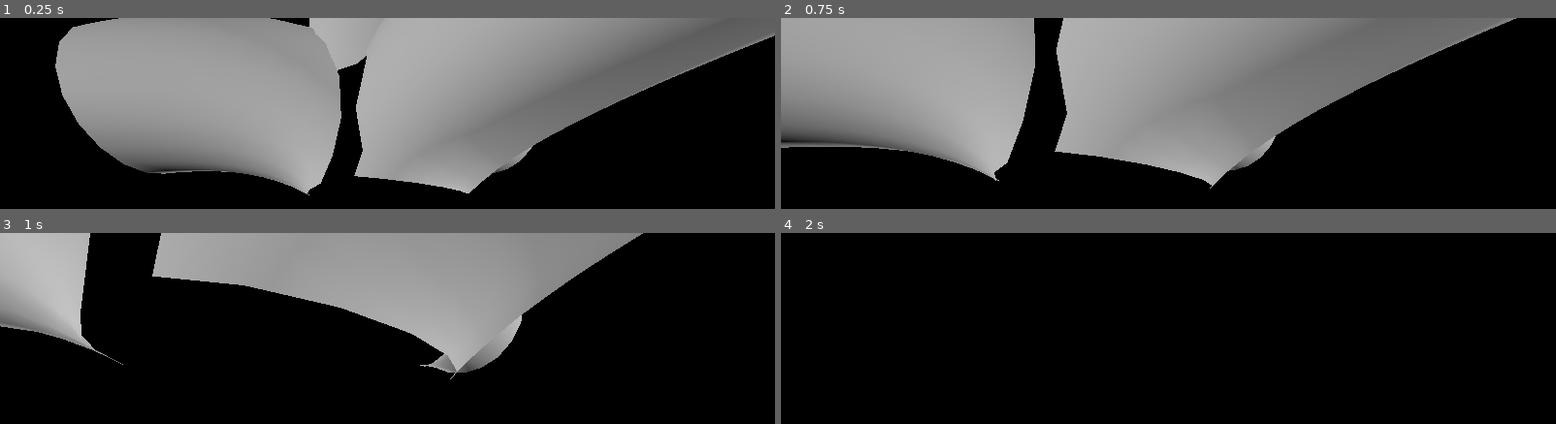
Above: before the commit, frames 1-4 (two rows, left to right).
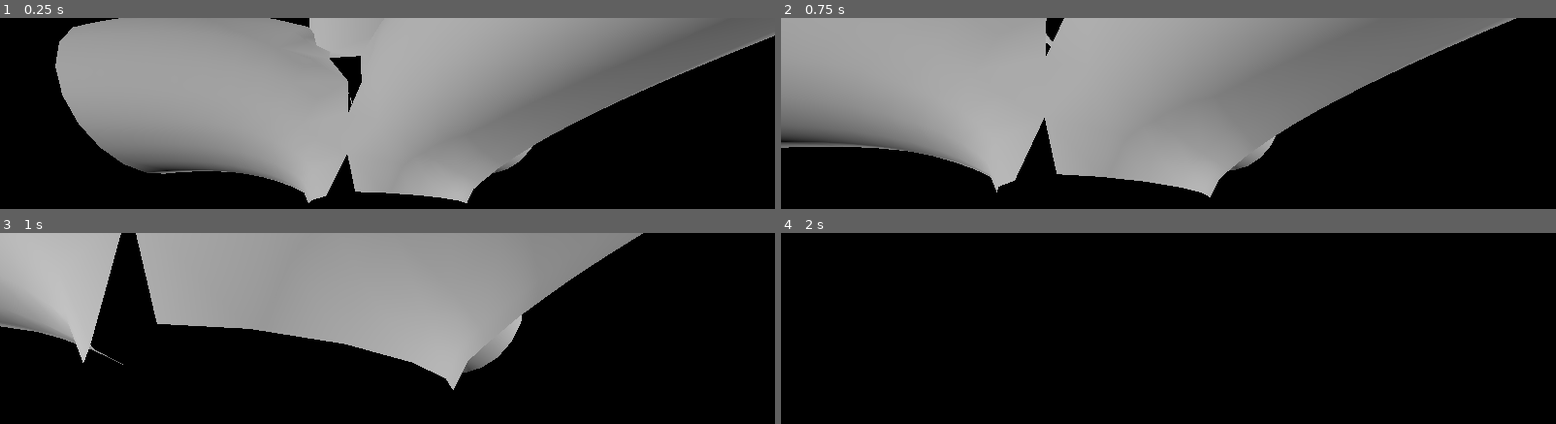
Above: after the commit, the same moments.

Repository: EpEpDragon/Modules
Game: Godot game, scene res://meshing_test.tscn
The game is run twice, just before and just after one commit, with the same random seed, the same clock (stepped at 60 frames per second) and the same inputs.
Inputs (mouse positions are in pixels of both pictures, inside the frame that each line leads up to):
- Up to frame 1 (0.25 s): no input
- Up to frame 2 (0.75 s): tap Enter at 0.5 s; move the mouse to (outside the picture) at 0.52 s; hold W (move_forward) from 0.53 s (still down)
- Up to frame 3 (1 s): keep holding W (move_forward)
- Up to frame 4 (2 s): keep holding W (move_forward); move the mouse to (outside the picture) at 1.27 s

The runs differ from the first frame. In frame 1, 2.7% of the frame differs, in the area x 39-62%, y 4-97%; in frame 2, 4.8%; in frame 3, 9.9%, in the area x 9-61%, y 0-83%; in frame 4, nothing differs.
Error before the commit: Invalid call. Nonexistent function 'append_array' in base 'Nil'. (res://meshing_test.gd:277)
Error after the commit: Division by zero error in operator '/'. (res://meshing_test.gd:298)

Commit message:
Mesh merge working

Diff:
--- a/TreeGen/meshing_test.gd
+++ b/TreeGen/meshing_test.gd
@@ -17,7 +17,7 @@
 
 var tim1 = Time.get_unix_time_from_system()
 func _ready():
-	get_viewport().debug_draw = Viewport.DEBUG_DRAW_WIREFRAME
+#	get_viewport().debug_draw = Viewport.DEBUG_DRAW_WIREFRAME
 	var curves = [$Path3D.get_curve(), $Path3D2.get_curve(), $Path3D3.get_curve(), $Path3D4.get_curve()]
 	# Get vertecices ordered by branch and disc
 	var data = generate_vertices(curves,0.5)
@@ -226,112 +226,85 @@
 
 
 func merge_loops(loops, arr, indices):
-	var merged_loops = [] + loops # Value copy
+#	var merged_loops = [] + loops # Value copy
 
 	# Merge points array
 	var merge_points = []
-	merge_points.resize(merged_loops.size())
-	for i in range(merge_points.size()):
-		var blank = []
-		blank.resize(merged_loops[i].size())
-		blank.fill(null)
-		merge_points[i] = blank
-
+	merge_points.resize(loops.size())
+	for l in range(loops.size()):
+		merge_points[l] = []
+		for p in range(loops[l].size()):
+			merge_points[l].append([])
 	# Merge loops
 	# Iterate existing loops
 	for i in range(2):
 		var from
-		for l_i in range(merged_loops.size()):
+		for l_i in range(loops.size()):
 			# Iterate points in loops
 			if i == 0:
 				from = l_i+1
 			else:
 				from = 0
-			for p_i in range(merged_loops[l_i].size()):
-				if merge_points[l_i][p_i] != null:
+			for p_i in range(loops[l_i].size()):
+				if !merge_points[l_i][p_i].is_empty():
 					continue
 
-				# DEBUG
-				if i == 1:
-						point_cloud3.add_point(arr[Mesh.ARRAY_VERTEX][merged_loops[l_i][p_i]])
+#				# DEBUG
+#				if i == 1:
+#						point_cloud3.add_point(arr[Mesh.ARRAY_VERTEX][loops[l_i][p_i]])
 
 				var short = INF
 				var sp_i = null
 				var point_merged = false
 				# Iterate through other loops
-				for lc_i in range(merged_loops.size()-from):
+				for lc_i in range(loops.size()-from):
 					# Iterate points
-					for pc_i in range(merged_loops[lc_i+from].size()):
+					for pc_i in range(loops[lc_i+from].size()):
 						# Compare points, check that it is not in current loop (because of merge)
-						if i == 0 && merge_points[lc_i+from][pc_i] != null:
+						if i == 0 && !merge_points[lc_i+from][pc_i].is_empty():
 							continue
-						var dist = arr[Mesh.ARRAY_VERTEX][merged_loops[l_i][p_i]].distance_squared_to(arr[Mesh.ARRAY_VERTEX][merged_loops[lc_i+from][pc_i]]) + arr[Mesh.ARRAY_VERTEX][merged_loops[l_i][p_i-1]].distance_squared_to(arr[Mesh.ARRAY_VERTEX][merged_loops[lc_i+from][pc_i]])
+						var dist = arr[Mesh.ARRAY_VERTEX][loops[l_i][p_i]].distance_squared_to(arr[Mesh.ARRAY_VERTEX][loops[lc_i+from][pc_i]]) + arr[Mesh.ARRAY_VERTEX][loops[l_i][p_i-1]].distance_squared_to(arr[Mesh.ARRAY_VERTEX][loops[lc_i+from][pc_i]])
 						if dist < short && dist < 0.25:
 							short = dist
 							sp_i = [lc_i + from, pc_i]
 				if sp_i != null:
-					var merge_vert = (arr[Mesh.ARRAY_VERTEX][merged_loops[l_i][p_i]] - arr[Mesh.ARRAY_VERTEX][merged_loops[sp_i[0]][sp_i[1]]])/2 + arr[Mesh.ARRAY_VERTEX][merged_loops[sp_i[0]][sp_i[1]]]
-					var merge_normal = (arr[Mesh.ARRAY_NORMAL][merged_loops[l_i][p_i]] + arr[Mesh.ARRAY_NORMAL][merged_loops[sp_i[0]][sp_i[1]]]).normalized()
-
-					# Set merge flags
-					merge_points[l_i][p_i].append_array(sp_i)
-					merge_points[sp_i[0]][sp_i[1]].append_array([l_i, p_i])
-
+					var merge_vert = (arr[Mesh.ARRAY_VERTEX][loops[l_i][p_i]] - arr[Mesh.ARRAY_VERTEX][loops[sp_i[0]][sp_i[1]]])/2 + arr[Mesh.ARRAY_VERTEX][loops[sp_i[0]][sp_i[1]]]
+					var merge_normal = (arr[Mesh.ARRAY_NORMAL][loops[l_i][p_i]] + arr[Mesh.ARRAY_NORMAL][loops[sp_i[0]][sp_i[1]]]).normalized()
+
+					# Set merged points
+					merge_points[l_i][p_i].push_back(sp_i)
+					merge_points[sp_i[0]][sp_i[1]].append([l_i, p_i])
+
+					# Merge vertex positions, normals
 					for m in merge_points[l_i][p_i]:
-						arr[Mesh.ARRAY_VERTEX][merged_loops[m[0]][m[1]]] = merge_vert
-						arr[Mesh.ARRAY_NORMAL][merged_loops[m[0]][m[1]]] = merge_normal
-#					arr[Mesh.ARRAY_VERTEX][merged_loops[l_i][p_i]] = merge_vert
-#					arr[Mesh.ARRAY_VERTEX][merged_loops[sp_i[0]][sp_i[1]]] = merge_vert
-#					arr[Mesh.ARRAY_NORMAL][merged_loops[l_i][p_i]] = merge_normal
-#					arr[Mesh.ARRAY_NORMAL][merged_loops[sp_i[0]][sp_i[1]]] = merge_normal
-
-#					# Add merge point to array
-#					arr[Mesh.ARRAY_VERTEX].append(merge_vert)
-#					arr[Mesh.ARRAY_NORMAL].append(merge_normal)
-
-					# DEBUG
-					if i == 1:
-						point_cloud.add_point(merge_vert)
-
-#					# Change reference to merge point
-#					Helpers.find_replace(indices, merged_loops[l_i][p_i], arr[Mesh.ARRAY_VERTEX].size()-1)
-#					Helpers.find_replace(indices, merged_loops[sp_i[0]][sp_i[1]], arr[Mesh.ARRAY_VERTEX].size()-1)
-#					merged_loops[l_i][p_i] = arr[Mesh.ARRAY_VERTEX].size()-1
-#					merged_loops[sp_i[0]][sp_i[1]] = arr[Mesh.ARRAY_VERTEX].size()-1
-
-
-
-#	# Patch holes
-#	var patch_indices:PackedInt32Array = []
-#	for l_i in range(merged_loops.size()):
-#		# Iterate points in loops
-#		for p_i in range(merged_loops[l_i].size()):
-##			if merge_points[l_i][p_i-1] != null && merge_points[l_i][p_i] == null:
-##					point_cloud3.add_point(arr[Mesh.ARRAY_VERTEX][merged_loops[l_i][p_i]])
-#			if merge_points[l_i][p_i][0] != merge_points[l_i][p_i-1][0]:
-#				var inc = merge_points[l_i][p_i][1] - merge_points[l_i][p_i+1][1]
-#				inc = inc/abs(inc)
-##				point_cloud2.add_point(arr[Mesh.ARRAY_VERTEX][merged_loops[l_i][p_i]])
-##				point_cloud2.add_point(arr[Mesh.ARRAY_VERTEX][merged_loops[l_i][p_i-1]])
-##				point_cloud2.add_point(arr[Mesh.ARRAY_VERTEX][merged_loops[merge_points[l_i][p_i][0]][merge_points[l_i][p_i][1] + inc]])
-#
-#				# Make tringle winding (clockwise)
-##				var triangle:PackedInt32Array = []
-##				if (arr[Mesh.ARRAY_VERTEX][merged_loops[l_i][p_i-1]] - arr[Mesh.ARRAY_VERTEX][merged_loops[l_i][p_i]]).cross(arr[Mesh.ARRAY_VERTEX][merged_loops[merge_points[l_i][p_i][0]][merge_points[l_i][p_i][1] + inc]] - arr[Mesh.ARRAY_VERTEX][merged_loops[l_i][p_i]]).dot(arr[Mesh.ARRAY_NORMAL][merged_loops[l_i][p_i]]) < 0:
-##					triangle.append(merged_loops[l_i][p_i])
-##					triangle.append(merged_loops[l_i][p_i-1])
-##					triangle.append(merged_loops[merge_points[l_i][p_i][0]][merge_points[l_i][p_i][1] + inc])
-##				else:
-##					triangle.append(merged_loops[merge_points[l_i][p_i][0]][merge_points[l_i][p_i][1] + inc])
-##					triangle.append(merged_loops[l_i][p_i-1])
-##					triangle.append(merged_loops[l_i][p_i])
-#				# Check if triangle already in mesh
-#				var points = [merged_loops[l_i][p_i], merged_loops[l_i][p_i-1], merged_loops[merge_points[l_i][p_i][0]][merge_points[l_i][p_i][1] + inc]]
-#				var triangle = Helpers.make_triangle(arr, points)
-#				if !Helpers.contains_triangle(triangle, patch_indices):
-#					patch_indices.append_array(triangle)
-#	indices.append_array(patch_indices)
-	return merged_loops
+						arr[Mesh.ARRAY_VERTEX][loops[m[0]][m[1]]] = merge_vert
+						arr[Mesh.ARRAY_NORMAL][loops[m[0]][m[1]]] = merge_normal
+					for m in merge_points[sp_i[0]][sp_i[1]]:
+						arr[Mesh.ARRAY_VERTEX][loops[m[0]][m[1]]] = merge_vert
+						arr[Mesh.ARRAY_NORMAL][loops[m[0]][m[1]]] = merge_normal
+
+#					# DEBUG
+#					if i == 1:
+#						point_cloud.add_point(merge_vert)
+
+	# Patch holes
+	var patch_indices:PackedInt32Array = []
+	for l_i in range(loops.size()):
+		# Iterate points in loops
+		for p_i in range(loops[l_i].size()):
+			if merge_points[l_i][p_i][0][0] != merge_points[l_i][p_i-1][0][0]:
+				# Find increment direction of connected loop
+				var inc = merge_points[l_i][p_i][0][1] - merge_points[l_i][p_i+1][0][1]
+				inc = inc/abs(inc)
+
+				# Make triangle
+				var points = [loops[l_i][p_i], loops[l_i][p_i-1], loops[merge_points[l_i][p_i][0][0]][merge_points[l_i][p_i][0][1] + inc]]
+				var triangle = Helpers.make_triangle(arr, points)
+				# Check if triangle already in mesh
+				if !Helpers.contains_triangle(triangle, patch_indices):
+					patch_indices.append_array(triangle)
+	indices.append_array(patch_indices)
+	return loops
 
 
 func is_point_in_sphere(p_pos, s_pos, r):
